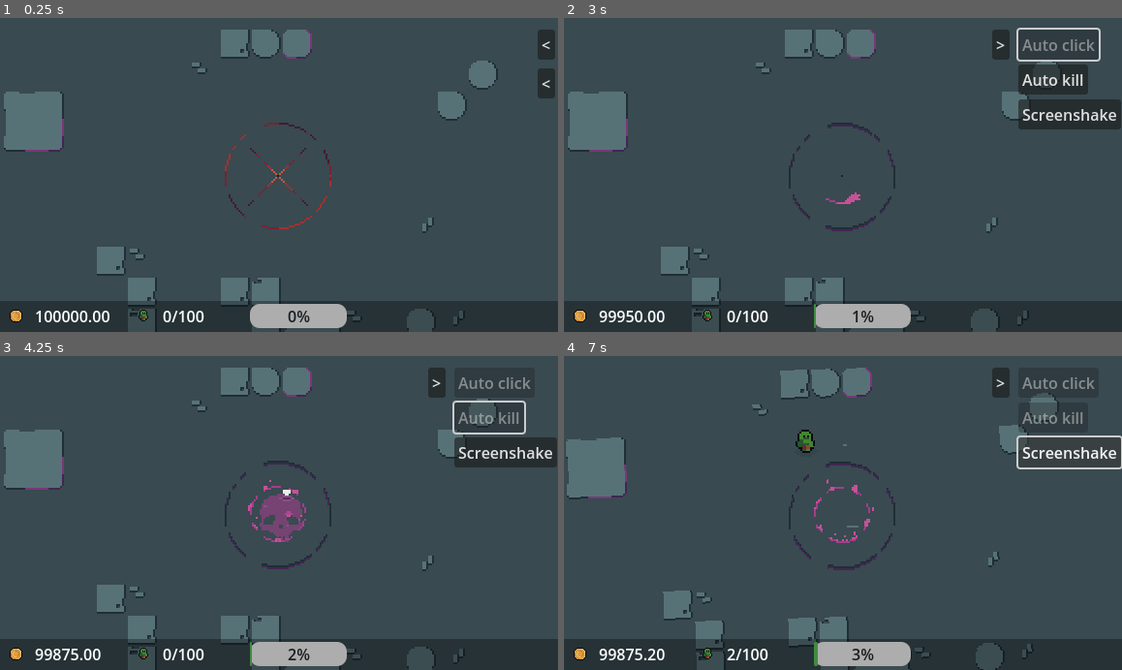
Above: before the commit, frames 1-4 (two rows, left to right).
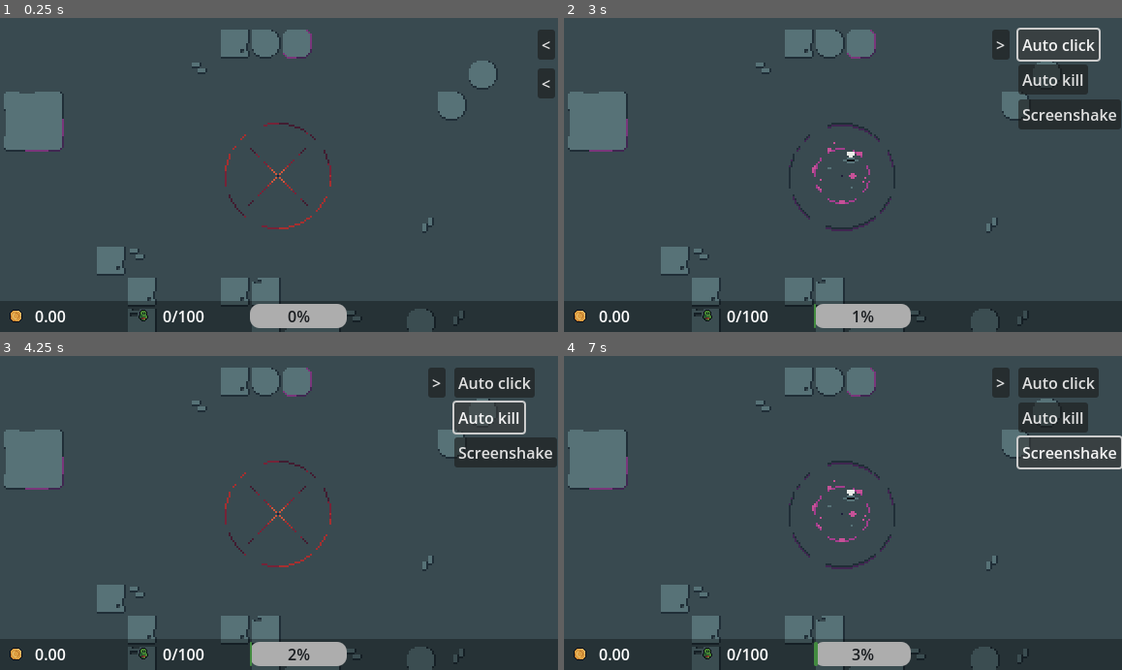
Above: after the commit, the same moments.

Repository: Jin9310/LudumDare55
Game: Godot game, scene res://NewGame/new_game.tscn
Two runs of this game, one before a commit and one after it. Both use one fixed random seed, a clock stepped at 60 frames per second and the inputs below.
Inputs:
- Up to frame 1 (0.25 s): no input
- Up to frame 2 (3 s): click "<" at 0.5 s; click ">" at 1.25 s; click "<" at 2 s; click "Auto click" at 2.75 s
- Up to frame 3 (4.25 s): click "Auto kill" at 3.5 s
- Up to frame 4 (7 s): click "Screenshake" at 4.25 s; click ">" at 5 s; click "<" at 5.75 s; click "Screenshake" at 6.5 s

The runs differ from the first frame. In frame 1, 0.3% of the frame differs, in the area x 6-20%, y 93-97%; in frame 2, 0.7%; in frame 3, 2.0%; in frame 4, 5.0%, in the area x 0-96%, y 3-100%.

Commit message:
changed coin gain
coin gain per spawn is also affected with the number of spawns now

Diff:
--- a/NewGame/acolyte.gd
+++ b/NewGame/acolyte.gd
@@ -84,10 +84,10 @@
 		#delete acolyte if death animation is done
 		GameManager.kills += 1
 		GameManager.current_minion_count -= 1
-		GameManager.usable_money += 1 * GameManager.kill_money_multiplicator
+		GameManager.usable_money += (1 * GameManager.kill_money_multiplicator) * GameManager.acolytes_spawn_at_one_time
 		queue_free()
 
-func _on_input_event(viewport, event, shape_idx):
+func _on_input_event(viewport, event, shape_idx): #mouse click on a minion
 	if Input.is_action_just_pressed("mouse_click"):
 		new_game.clicked_minion(self)
 		auto_kill_enabled()
--- a/Scenes/spawning_area.gd
+++ b/Scenes/spawning_area.gd
@@ -32,7 +32,7 @@
 			elif GameManager.auto_click == true && auto_anim_start_ended == true:
 				auto_click_anim()
 			#earn money
-			GameManager.usable_money += 1 * GameManager.click_money_multiplicator
+			GameManager.usable_money += (1 * GameManager.click_money_multiplicator) * GameManager.acolytes_spawn_at_one_time
 			#emit_signal("show_me_coins")
 			#base timer can be updated so the auto clicks are faster
 			click_timer = GameManager.click_timer_base
@@ -48,7 +48,7 @@
 func _on_input_event(viewport, event, shape_idx):
 	if Input.is_action_just_pressed("mouse_click"): #manual clicking
 		#earn money even if nothing is spawned?
-		GameManager.usable_money += 1 * GameManager.click_money_multiplicator
+		GameManager.usable_money += (1 * GameManager.click_money_multiplicator) * GameManager.acolytes_spawn_at_one_time
 		#emit_signal("show_me_coins")
 		##
 		if GameManager.screen_shake: #screen shake enabler > prepared for UI where I want users to choose if screenshake is allowed or not
--- a/UI/spawn_upgrades_ui.gd
+++ b/UI/spawn_upgrades_ui.gd
@@ -133,7 +133,7 @@
 func _on_faster_kills_btn_pressed():
 	if GameManager.usable_money >= UpgradesManager.faster_auto_kill_price:
 		GameManager.usable_money -= UpgradesManager.faster_auto_kill_price
-		UpgradesManager.faster_auto_kill_price *= 1.9
+		UpgradesManager.faster_auto_kill_price *= 1.7
 		GameManager.auto_kill_base_timer -= .6
 		faster_kills_tooltip()
 
--- a/game_manager.gd
+++ b/game_manager.gd
@@ -20,7 +20,7 @@
 @export var max_spawned_acolytes: int = 100 # the base is that we can spawn max amount of acolytes
 
 ####   MONEY
-@export var usable_money: float = 100000 #money that player currently have
+@export var usable_money: float = 0 #money that player currently have
 ####   MONEY UPGRADES   ####
 @export var kill_money_multiplicator: float = .1 #money gained per kill
 @export var click_money_multiplicator: float = .1 #money gained per click on spawn
